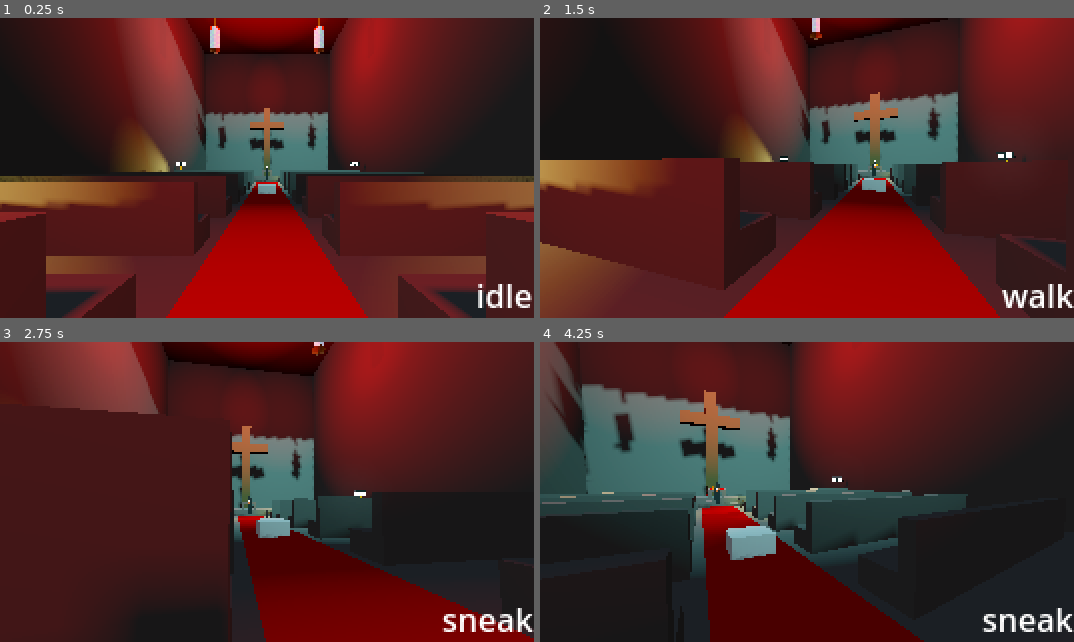
Above: before the commit, frames 1-4 (two rows, left to right).
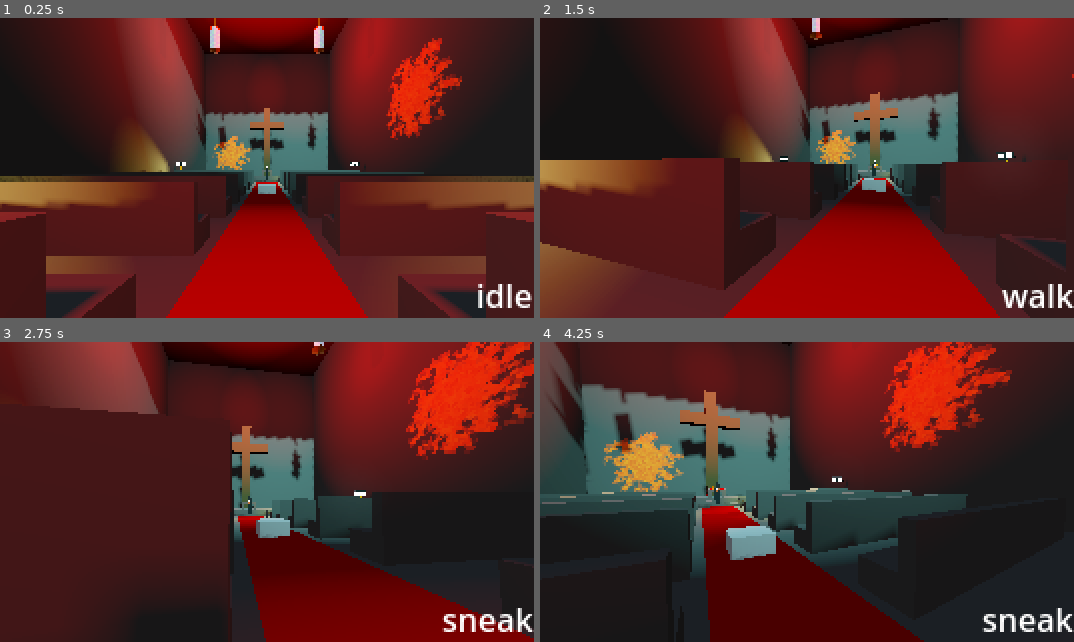
Above: after the commit, the same moments.

Repository: deinonymous/1st-3rd-Person-Base
Game: Godot game, scene res://scenes/world/world.tscn
The game is run twice, just before and just after one commit, with the same random seed, the same clock (stepped at 60 frames per second) and the same inputs.
Inputs (mouse positions are in pixels of both pictures, inside the frame that each line leads up to):
- Up to frame 1 (0.25 s): no input
- Up to frame 2 (1.5 s): tap Enter at 0.5 s; move the mouse to (833, 168) at 0.52 s; hold Ctrl (crouch) 0.53-1.28 s; hold W (mv_forward) from 0.53 s (still down); tap Space (jump) at 0.77 s; move the mouse to (780, 168) at 1.27 s; tap Shift (sprint) at 1.35 s
- Up to frame 3 (2.75 s): keep holding W (mv_forward); tap Space (jump) at 1.52 s; move the mouse to (283, 486) at 2.02 s; hold Ctrl (crouch) from 2.03 s (still down)
- Up to frame 4 (4.25 s): keep holding W (mv_forward); move the mouse to (801, 498) at 2.77 s; release Ctrl (crouch) at 2.78 s; tap Shift (sprint) at 2.85 s; tap Space (jump) at 3.02, 3.77 s; move the mouse to (844, 495) at 3.52 s; hold Ctrl (crouch) from 3.53 s (still down)

The runs differ from the first frame. In frame 1, 2.8% of the frame differs, in the area x 39-87%, y 6-51%; in frame 2, 0.5%; in frame 3, 5.6%; in frame 4, 6.5%, in the area x 11-89%, y 0-50%.

Commit message:
added lichens

Diff:
--- a/scenes/world/world.tscn
+++ b/scenes/world/world.tscn
@@ -11,6 +11,7 @@
 [ext_resource type="PackedScene" uid="uid://5k1ttj6hpbiu" path="res://scenes/world/balcony.tscn" id="8_tn0us"]
 [ext_resource type="PackedScene" uid="uid://b8qfa5u6hgpo4" path="res://scenes/nun.tscn" id="10_jakpv"]
 [ext_resource type="PackedScene" uid="uid://gwlys0n4bwj1" path="res://scenes/world/altar.tscn" id="10_r52s2"]
+[ext_resource type="Texture2D" uid="uid://cx0lca56yre6k" path="res://textures/sOrangeLichen.png" id="11_4kejo"]
 
 [sub_resource type="ProceduralSkyMaterial" id="ProceduralSkyMaterial_da0lb"]
 
@@ -96,5 +97,69 @@
 
 [node name="altar" parent="church" instance=ExtResource("10_r52s2")]
 
+[node name="lichen" type="Sprite3D" parent="church"]
+transform = Transform3D(0.723534, -0.690289, 8.23162e-09, 0, 1.19249e-08, 1, -0.690289, -0.723534, 8.62805e-09, 6.23349, 0.00160861, -15.6473)
+modulate = Color(1, 0.55, 0, 1)
+pixel_size = 0.2
+shaded = true
+texture_filter = 0
+texture = ExtResource("11_4kejo")
+
+[node name="lichen2" type="Sprite3D" parent="church"]
+transform = Transform3D(-0.883872, -0.467729, 5.57762e-09, 0, 1.19249e-08, 1, -0.467729, 0.883872, -1.05401e-08, 6.23349, 0.00615871, -15.6473)
+modulate = Color(1, 0.55, 0, 1)
+pixel_size = 0.15
+shaded = true
+texture_filter = 0
+texture = ExtResource("11_4kejo")
+
+[node name="lichen7" type="Sprite3D" parent="church"]
+transform = Transform3D(0.980969, -0.194166, 0, 0.194166, 0.980969, 0, 0, 0, 1, -5.61712, 3.50924, -19.9997)
+modulate = Color(1, 0.55, 0, 1)
+pixel_size = 0.2
+shaded = true
+texture_filter = 0
+texture = ExtResource("11_4kejo")
+
+[node name="lichen8" type="Sprite3D" parent="church"]
+transform = Transform3D(0.766515, 0.642226, 0, -0.642226, 0.766515, 0, 0, 0, 1, -5.63376, 3.50924, -19.9821)
+modulate = Color(1, 0.55, 0, 1)
+pixel_size = 0.15
+shaded = true
+texture_filter = 0
+texture = ExtResource("11_4kejo")
+
+[node name="lichen3" type="Sprite3D" parent="church"]
+transform = Transform3D(-0.883872, -0.467729, 5.57762e-09, 0, 1.19249e-08, 1, -0.467729, 0.883872, -1.05401e-08, -5.06201, 0.00160861, 5.21839)
+modulate = Color(1, 0.55, 0, 1)
+pixel_size = 0.2
+shaded = true
+texture_filter = 0
+texture = ExtResource("11_4kejo")
+
+[node name="lichen6" type="Sprite3D" parent="church"]
+transform = Transform3D(-0.592955, 0.805236, -9.60234e-09, -3.08577e-18, 1.19249e-08, 1, 0.805236, 0.592955, -7.07092e-09, -5.06201, 0.0204934, 5.21839)
+modulate = Color(1, 0.55, 0, 1)
+pixel_size = 0.15
+shaded = true
+texture_filter = 0
+texture = ExtResource("11_4kejo")
+
+[node name="lichen4" type="Sprite3D" parent="church"]
+transform = Transform3D(-4.2222e-08, -1.13133e-08, -1, -0.258819, 0.965926, 0, 0.965926, 0.258819, -4.37114e-08, 9.99443, 6.43824, -1.44892)
+modulate = Color(1, 0.55, 0, 1)
+pixel_size = 0.2
+shaded = true
+texture_filter = 0
+texture = ExtResource("11_4kejo")
+
+[node name="lichen5" type="Sprite3D" parent="church"]
+transform = Transform3D(-4.2222e-08, -1.13133e-08, -1, 0.559916, 0.828549, -3.30144e-08, 0.828549, -0.559916, -2.86484e-08, 9.94434, 6.43824, -1.44892)
+modulate = Color(1, 0.55, 0, 1)
+pixel_size = 0.15
+shaded = true
+texture_filter = 0
+texture = ExtResource("11_4kejo")
+
 [node name="nun" parent="." instance=ExtResource("10_jakpv")]
 transform = Transform3D(1, 0, 0, 0, 1, 0, 0, 0, 1, 0, 0.896495, -10.1707)
Not shown: 1 places in scenes/world/world.tscn that only renumber resources
Binary file added: sprites/sLogo.png
Not shown, added: sprites/sLogo.png.import
Binary file added: textures/sOrangeLichen.png
Not shown, added: textures/sOrangeLichen.png.import
